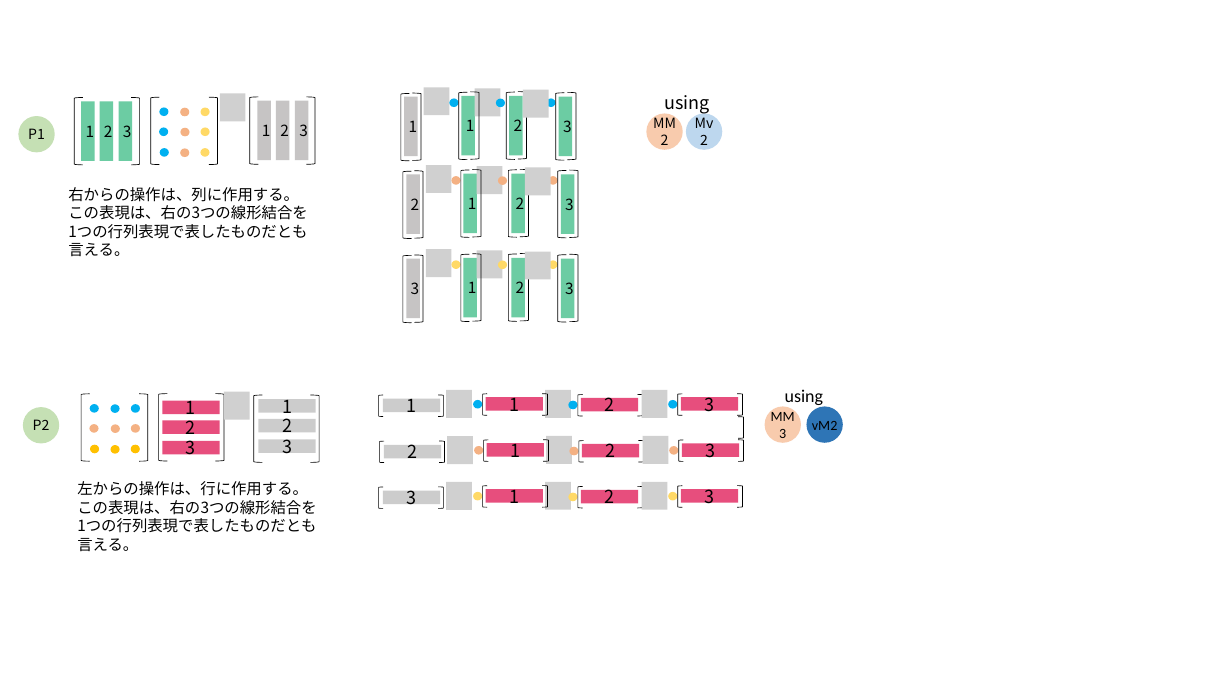
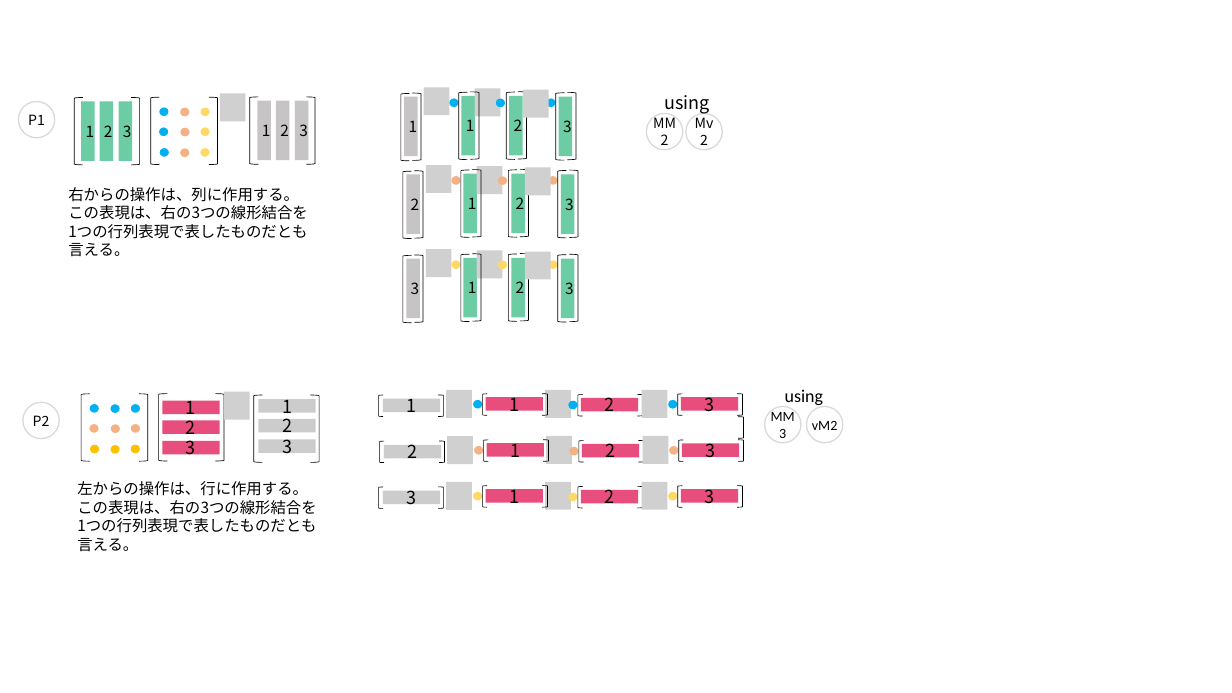
Before and after one commit to kenjihiranabe/The-Art-of-Linear-Algebra, a slide deck: slide 18 of Illustrations-j.pptx (slide 8 before the commit). Drawn at 1232x693 pixels with LibreOffice and Linux fonts; fonts in the diff are those of the drawing; grey boxes stand for pictures. Boxes give left, top, right and bottom in pixels: in the first picture for what was removed or moved away, otherwise in the second. Text is boxed around its words. In the diff, an @@ line names an element or a change of style, - is before the commit and + after.

```diff
--- a/Illustrations-j.pptx
+++ b/Illustrations-j.pptx
@@ ellipse "P1" at (18, 102, 55, 138): fill #C5E0B4 to none; outline none to #D9D9D9 1 pt @@
@@ ellipse "P1": place and size @@
-ellipse "P1" at (18, 116, 55, 152)
+ellipse "P1" at (18, 102, 55, 138)
@@ ellipse "MM" at (647, 114, 683, 150): fill #F8CBAD to none; outline none to #D9D9D9 1 pt @@
@@ ellipse "Mv2" at (686, 114, 722, 150): fill #BDD7EE to none; outline none to #D9D9D9 1 pt @@
@@ ellipse "P2": place and size @@
-ellipse "P2" at (23, 408, 59, 444)
+ellipse "P2" at (23, 402, 59, 438)
@@ ellipse "P2" at (23, 402, 59, 438): fill #C5E0B4 to none; outline none to #D9D9D9 1 pt @@
@@ ellipse "MM" at (765, 407, 801, 443): fill #F8CBAD to none; outline none to #D9D9D9 1 pt @@
@@ ellipse "vM2" at (807, 407, 843, 443): fill #2E75B6 to none; outline none to #D9D9D9 1 pt @@
```
Also in this commit, not shown: 14 other slides changed, 24 slides added, 1 slide removed, 6 other files.
